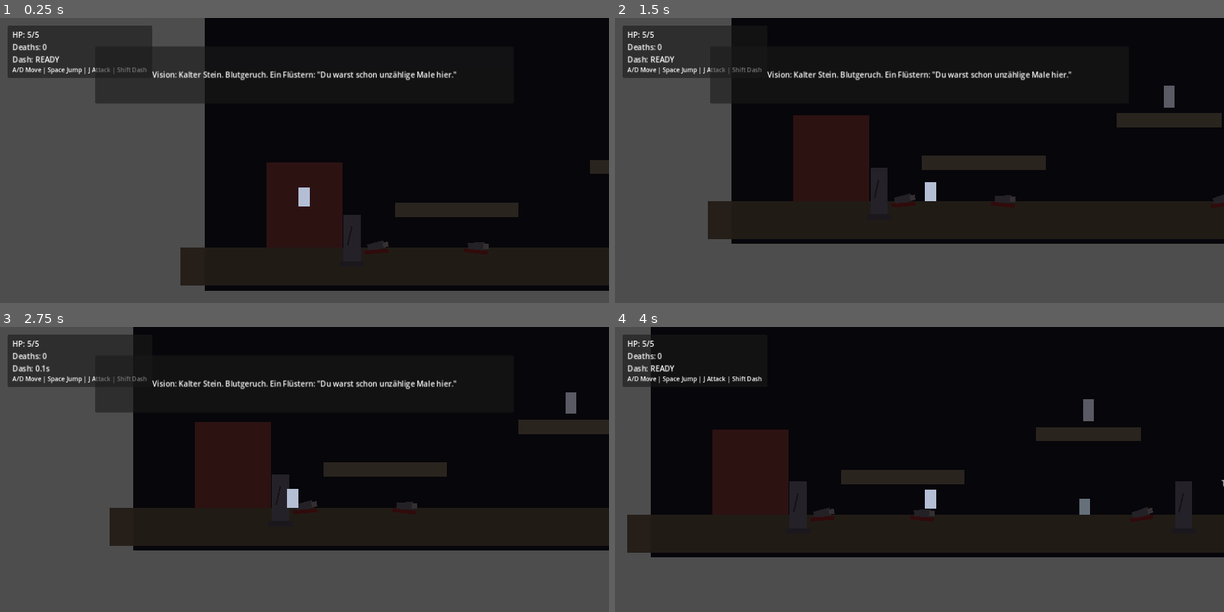
Above: before the commit, frames 1-4 (two rows, left to right).
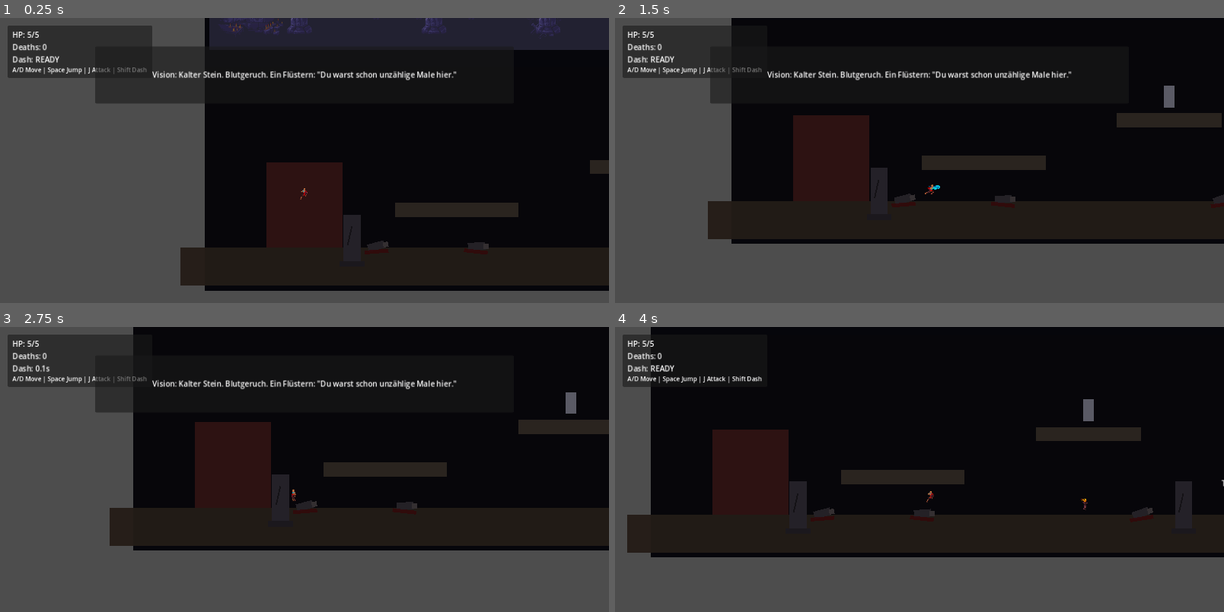
Above: after the commit, the same moments.

Repository: highneken/ProjectDarkness2D
Game: Godot game, scene res://scenes/Main.tscn
Two runs of this game, one before a commit and one after it. Both use one fixed random seed, a clock stepped at 60 frames per second and the inputs below.
Inputs:
- Up to frame 1 (0.25 s): no input
- Up to frame 2 (1.5 s): hold D (move_right) from 0.53 s (still down); tap J (attack) at 0.6, 1.35 s; tap Space (jump) at 0.77 s
- Up to frame 3 (2.75 s): tap Space (jump) at 1.52 s; release D (move_right) at 2.03 s; hold A (move_left) from 2.03 s (still down); tap Shift (dash) at 2.1 s; tap J (attack) at 2.3 s
- Up to frame 4 (4 s): release A (move_left) at 2.78 s; hold D (move_right) from 2.78 s (still down); tap J (attack) at 2.85, 3.6 s; tap Space (jump) at 3.02, 3.77 s

The runs differ from the first frame. In frame 1, 6.9% of the frame differs, in the area x 34-100%, y 0-67%; in frame 2, 0.1%; in frame 3, 0.1%; in frame 4, 0.2%.

Commit message:
Art integration pass: map GothicVania player/enemy sprites and church backgrounds into scenes

Diff:
--- a/scenes/EnemyEcho.tscn
+++ b/scenes/EnemyEcho.tscn
@@ -1,6 +1,7 @@
-[gd_scene load_steps=4 format=3 uid="uid://enemyecho"]
+[gd_scene load_steps=5 format=3 uid="uid://enemyecho"]
 
 [ext_resource type="Script" path="res://scripts/enemy_echo.gd" id="1_e"]
+[ext_resource type="Texture2D" path="res://assets/external/gothicvania/gothicvania_church/assets/atlas/atlas.png" id="2_atlas"]
 
 [sub_resource type="RectangleShape2D" id="RectangleShape2D_enemy"]
 size = Vector2(22, 34)
@@ -17,7 +18,15 @@
 [node name="CollisionShape2D" type="CollisionShape2D" parent="."]
 shape = SubResource("RectangleShape2D_enemy")
 
+[node name="BodySprite" type="Sprite2D" parent="."]
+position = Vector2(0, -10)
+texture = ExtResource("2_atlas")
+region_enabled = true
+region_rect = Rect2(1366, 2, 57, 60)
+scale = Vector2(0.55, 0.55)
+
 [node name="ColorRect" type="ColorRect" parent="."]
+visible = false
 offset_left = -11.0
 offset_top = -17.0
 offset_right = 11.0
--- a/scenes/Main.tscn
+++ b/scenes/Main.tscn
@@ -10,6 +10,8 @@
 [ext_resource type="PackedScene" path="res://scenes/CorpseProp.tscn" id="8_corpse"]
 [ext_resource type="PackedScene" path="res://scenes/PillarProp.tscn" id="9_pillar"]
 [ext_resource type="PackedScene" path="res://scenes/VisionOverlay.tscn" id="10_vo"]
+[ext_resource type="Texture2D" path="res://assets/external/gothicvania/gothicvania_church/assets/environment/background.png" id="11_bg"]
+[ext_resource type="Texture2D" path="res://assets/external/gothicvania/gothicvania_church/assets/environment/columns.png" id="12_cols"]
 
 [sub_resource type="RectangleShape2D" id="RectangleShape2D_floor"]
 size = Vector2(1400, 80)
@@ -31,6 +33,18 @@
 offset_right = 1290.0
 offset_bottom = 730.0
 color = Color(0.03, 0.03, 0.05, 1)
+
+[node name="BgSprite" type="Sprite2D" parent="."]
+position = Vector2(539, 112)
+texture = ExtResource("11_bg")
+
+[node name="ColumnsSprite" type="Sprite2D" parent="."]
+position = Vector2(261, 112)
+texture = ExtResource("12_cols")
+
+[node name="ColumnsSprite2" type="Sprite2D" parent="."]
+position = Vector2(783, 112)
+texture = ExtResource("12_cols")
 
 [node name="FogBack" type="ColorRect" parent="."]
 offset_left = -10.0
--- a/scenes/Player.tscn
+++ b/scenes/Player.tscn
@@ -1,6 +1,7 @@
-[gd_scene load_steps=3 format=3 uid="uid://player"]
+[gd_scene load_steps=4 format=3 uid="uid://player"]
 
 [ext_resource type="Script" path="res://scripts/player.gd" id="1_p"]
+[ext_resource type="Texture2D" path="res://assets/external/gothicvania/gothicvania_church/assets/atlas/atlas.png" id="2_atlas"]
 
 [sub_resource type="RectangleShape2D" id="RectangleShape2D_player"]
 size = Vector2(24, 40)
@@ -14,6 +15,13 @@
 
 [node name="CollisionShape2D" type="CollisionShape2D" parent="."]
 shape = SubResource("RectangleShape2D_player")
+
+[node name="BodySprite" type="Sprite2D" parent="."]
+position = Vector2(0, -10)
+texture = ExtResource("2_atlas")
+region_enabled = true
+region_rect = Rect2(1169, 189, 82, 60)
+scale = Vector2(0.55, 0.55)
 
 [node name="ColorRect" type="ColorRect" parent="."]
 offset_left = -12.0
--- a/scenes/Room2.tscn
+++ b/scenes/Room2.tscn
@@ -10,6 +10,8 @@
 [ext_resource type="PackedScene" path="res://scenes/CorpseProp.tscn" id="8_corpse"]
 [ext_resource type="PackedScene" path="res://scenes/PillarProp.tscn" id="9_pillar"]
 [ext_resource type="PackedScene" path="res://scenes/VisionOverlay.tscn" id="10_vo"]
+[ext_resource type="Texture2D" path="res://assets/external/gothicvania/gothicvania_church/assets/environment/background.png" id="11_bg"]
+[ext_resource type="Texture2D" path="res://assets/external/gothicvania/gothicvania_church/assets/environment/columns.png" id="12_cols"]
 
 [sub_resource type="RectangleShape2D" id="RectangleShape2D_floor"]
 size = Vector2(1400, 80)
@@ -31,6 +33,18 @@
 offset_right = 1290.0
 offset_bottom = 730.0
 color = Color(0.02, 0.02, 0.04, 1)
+
+[node name="BgSprite" type="Sprite2D" parent="."]
+position = Vector2(539, 112)
+texture = ExtResource("11_bg")
+
+[node name="ColumnsSprite" type="Sprite2D" parent="."]
+position = Vector2(261, 112)
+texture = ExtResource("12_cols")
+
+[node name="ColumnsSprite2" type="Sprite2D" parent="."]
+position = Vector2(783, 112)
+texture = ExtResource("12_cols")
 
 [node name="FogBack" type="ColorRect" parent="."]
 offset_left = -10.0
--- a/scripts/enemy_echo.gd
+++ b/scripts/enemy_echo.gd
@@ -14,6 +14,12 @@
 var target: Node2D
 
 @onready var visual: ColorRect = $ColorRect
+@onready var sprite: Sprite2D = $BodySprite
+
+const FRAME_GHOUL_1 := Rect2(1366, 2, 57, 60)
+const FRAME_GHOUL_2 := Rect2(1425, 2, 57, 60)
+
+var anim_t := 0.0
 
 func _ready() -> void:
 	hp = max_hp
@@ -37,6 +43,9 @@
 			dir = 1
 
 	move_and_slide()
+	anim_t += delta * 8.0
+	sprite.region_rect = FRAME_GHOUL_1 if int(anim_t) % 2 == 0 else FRAME_GHOUL_2
+	sprite.flip_h = dir < 0
 
 func take_damage(amount: int) -> void:
 	hp -= amount
--- a/scripts/player.gd
+++ b/scripts/player.gd
@@ -16,6 +16,13 @@
 @export var dash_time: float = 0.16
 @export var dash_cooldown: float = 0.7
 
+const FRAME_IDLE := Rect2(1169, 189, 82, 60)
+const FRAME_WALK_1 := Rect2(842, 257, 82, 60)
+const FRAME_WALK_2 := Rect2(926, 257, 82, 60)
+const FRAME_JUMP := Rect2(1505, 189, 82, 60)
+const FRAME_ATTACK_1 := Rect2(338, 257, 82, 60)
+const FRAME_ATTACK_2 := Rect2(422, 257, 82, 60)
+
 var hp: int
 var facing: int = 1
 var attack_active := false
@@ -25,18 +32,22 @@
 var is_dashing := false
 var dash_time_left := 0.0
 var dash_cooldown_left := 0.0
+var walk_anim_t := 0.0
 
 @onready var attack_area: Area2D = $AttackArea
 @onready var attack_shape: CollisionShape2D = $AttackArea/CollisionShape2D
 @onready var body_visual: ColorRect = $ColorRect
+@onready var body_sprite: Sprite2D = $BodySprite
 @onready var sword_visual: ColorRect = $Sword
 @onready var slash_trail: ColorRect = $SlashTrail
 
 func _ready() -> void:
 	hp = max_hp
 	attack_shape.disabled = true
+	body_visual.visible = false
 	sword_visual.visible = false
 	slash_trail.visible = false
+	body_sprite.region_rect = FRAME_IDLE
 	emit_signal("hp_changed", hp, max_hp)
 
 func _physics_process(delta: float) -> void:
@@ -87,14 +98,29 @@
 	slash_trail.position = Vector2(22 * facing, -12)
 	sword_visual.scale.x = facing
 	slash_trail.scale.x = facing
+	body_sprite.flip_h = facing < 0
 	move_and_slide()
+	_update_visual_state(delta)
 
 	if global_position.y > 1200:
 		die()
 
+func _update_visual_state(delta: float) -> void:
+	if attack_active:
+		return
+	if not is_on_floor():
+		body_sprite.region_rect = FRAME_JUMP
+		return
+	if abs(velocity.x) > 5.0:
+		walk_anim_t += delta * 9.0
+		body_sprite.region_rect = FRAME_WALK_1 if int(walk_anim_t) % 2 == 0 else FRAME_WALK_2
+	else:
+		body_sprite.region_rect = FRAME_IDLE
+
 func start_attack() -> void:
 	attack_active = true
 	attack_shape.disabled = false
+	body_sprite.region_rect = FRAME_ATTACK_1
 
 	sword_visual.visible = true
 	slash_trail.visible = true
@@ -105,6 +131,7 @@
 	var tw := create_tween()
 	tw.tween_property(slash_trail, "modulate:a", 0.8, 0.05)
 	tw.parallel().tween_property(sword_visual, "rotation", 0.45 * facing, 0.09)
+	tw.parallel().tween_callback(func(): body_sprite.region_rect = FRAME_ATTACK_2)
 	tw.tween_property(slash_trail, "modulate:a", 0.0, 0.08)
 
 	for body in attack_area.get_overlapping_bodies():
@@ -124,9 +151,9 @@
 	hp -= amount
 	emit_signal("hp_changed", hp, max_hp)
 	invuln = true
-	body_visual.color = Color(1, 0.45, 0.45, 1)
+	body_sprite.modulate = Color(1, 0.55, 0.55, 1)
 	await get_tree().create_timer(invuln_time).timeout
-	body_visual.color = Color(0.8, 0.85, 0.95, 1)
+	body_sprite.modulate = Color(1, 1, 1, 1)
 	invuln = false
 	if hp <= 0:
 		die()
Not shown: 1 places in scenes/Main.tscn that only renumber resources
Not shown: 1 places in scenes/Room2.tscn that only renumber resources
